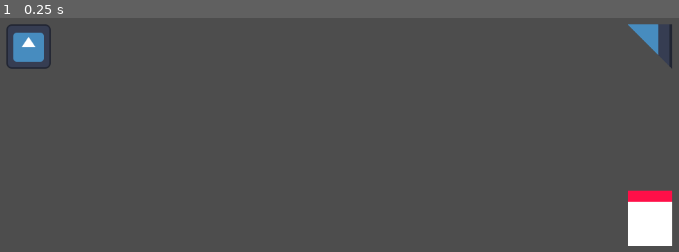
Above: before the commit, frame 1.
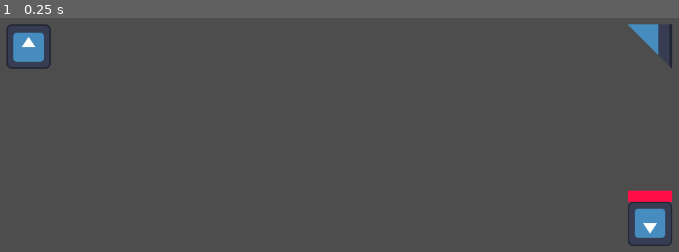
Above: after the commit, the same moment.

Repository: Username4D/signal_quest
Game: Godot game, scene res://scenes/gameplay_view.tscn
The game is run twice, just before and just after one commit, with the same random seed, the same clock (stepped at 60 frames per second) and the same inputs. The project has no main scene, so this scene is started directly. The engine's default icon, where the game draws it, is replaced by a stand-in: a white triangle on a blue panel in a dark square.
Inputs:
- Up to frame 1 (0.25 s): no input

The runs differ from the first frame. In frame 1, 1.2% of the frame differs, in the area x 92-99%, y 78-98%.

Commit message:
Added passive signal emitters

Diff:
--- a/scenes/gameplay_view.tscn
+++ b/scenes/gameplay_view.tscn
@@ -1,7 +1,6 @@
-[gd_scene load_steps=5 format=3 uid="uid://dtrnsgpe5umma"]
+[gd_scene load_steps=4 format=3 uid="uid://dtrnsgpe5umma"]
 
 [ext_resource type="PackedScene" uid="uid://ca8af6w4i2btf" path="res://scenes/signal_emitter.tscn" id="1_opx44"]
-[ext_resource type="PackedScene" uid="uid://3gg7kmtytfne" path="res://scenes/wall.tscn" id="2_0qrwo"]
 [ext_resource type="PackedScene" uid="uid://dw036t4flpb1t" path="res://scenes/wall_angled.tscn" id="3_a4xli"]
 [ext_resource type="PackedScene" uid="uid://dy21vot1yevtm" path="res://scenes/button.tscn" id="4_a4xli"]
 
@@ -10,12 +9,15 @@
 [node name="signal_emitter" parent="." instance=ExtResource("1_opx44")]
 position = Vector2(96, 96)
 
-[node name="wall" parent="." instance=ExtResource("2_0qrwo")]
-position = Vector2(992, 352)
-
 [node name="wall_angled" parent="." instance=ExtResource("3_a4xli")]
 position = Vector2(992, 96)
 
-[node name="button" parent="." instance=ExtResource("4_a4xli")]
+[node name="button" parent="." node_paths=PackedStringArray("Target") instance=ExtResource("4_a4xli")]
 position = Vector2(992, 288)
 rotation = 1.5707964
+Target = NodePath("../signal_emitter2")
+
+[node name="signal_emitter2" parent="." instance=ExtResource("1_opx44")]
+position = Vector2(992, 352)
+rotation = 3.1415927
+passive = true
--- a/scripts/signal_emitter.gd
+++ b/scripts/signal_emitter.gd
@@ -1,10 +1,17 @@
 extends Sprite2D
 
 var signal_scene = preload("res://scenes/signal.tscn")
+@export var passive = false
 
 func _input(event: InputEvent) -> void:
-	if Input.is_action_just_pressed("ui_start"):
+	if Input.is_action_just_pressed("ui_start") and not passive:
 		var signal_obj = signal_scene.instantiate()
 		signal_obj.position = self.position
 		signal_obj.rotation = self.rotation
 		self.get_parent().add_child(signal_obj)
+func press():
+	if passive:
+		var signal_obj = signal_scene.instantiate()
+		signal_obj.position = self.position
+		signal_obj.rotation = self.rotation
+		self.get_parent().add_child(signal_obj)
